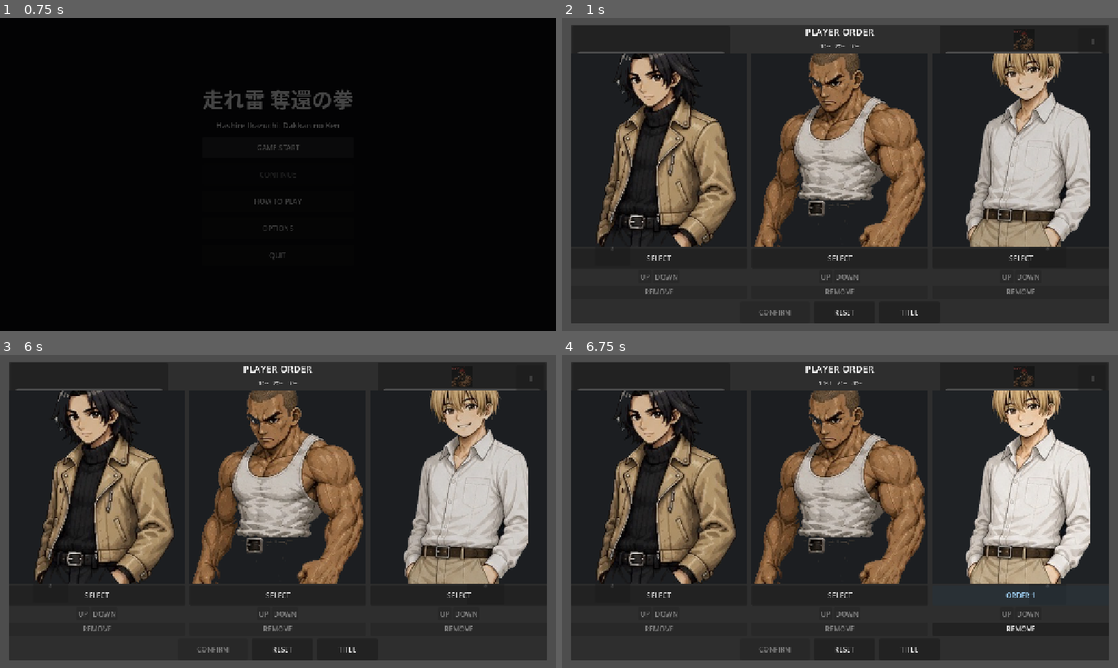
Above: before the commit, frames 1-4 (two rows, left to right).
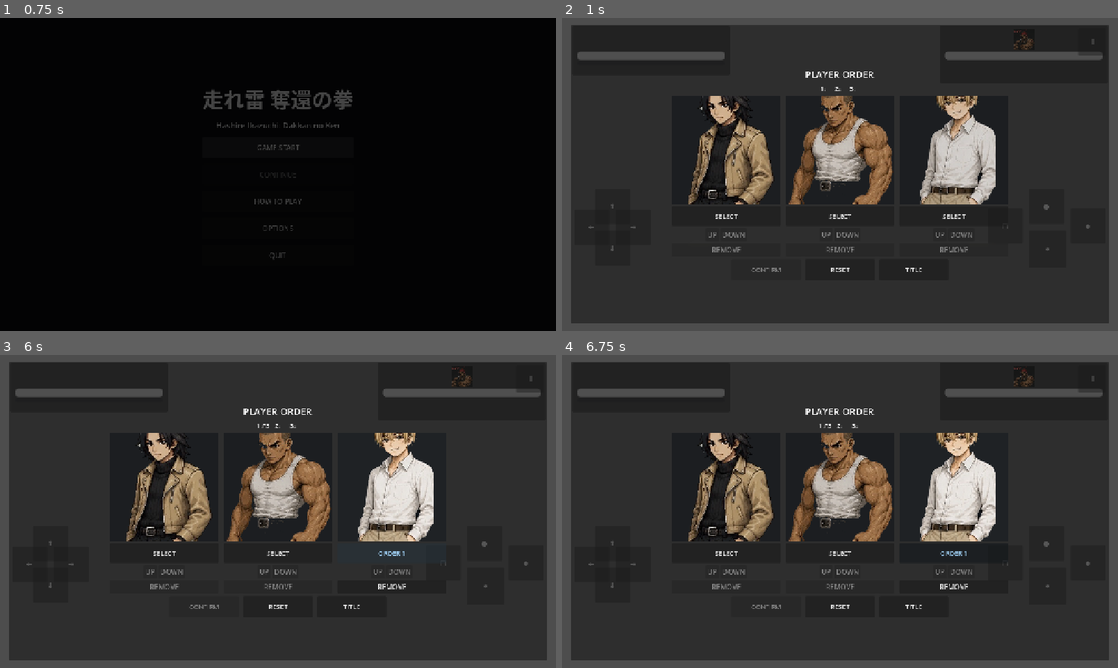
Above: after the commit, the same moments.

Repository: adamonine-stack/hashire-kaminari-dakkan-no-kobushi
Game: Godot game, scene res://scenes/Title.tscn
Same seed, same stepped clock (60 frames per second), same inputs: the game is played once before the commit and once after it.
Inputs:
- Up to frame 1 (0.75 s): click "GAME START" at 0.5 s
- Up to frame 2 (1 s): no input
- Up to frame 3 (6 s): click "←" at 1.25 s; click "→" at 2 s; click "↓" at 2.75 s; click "↑" at 3.5 s; click "●" at 4.25 s; click "◆" at 5 s; click "□" at 5.75 s
- Up to frame 4 (6.75 s): click "✦" at 6.5 s

Frame 1 is identical in both runs. In frame 2, 34% of the frame differs, in the area x 2-98%, y 3-96%; in frame 3, 35%; in frame 4, 35%.

Commit message:
DEV059 optimize mobile landscape UI and lock orientation

Diff:
--- a/godot/project.godot
+++ b/godot/project.godot
@@ -24,6 +24,7 @@
 
 window/size/viewport_width=1280
 window/size/viewport_height=720
+window/handheld/orientation=0
 window/stretch/mode="canvas_items"
 window/stretch/aspect="expand"
 
--- a/godot/scripts/battle/battle_manager.gd
+++ b/godot/scripts/battle/battle_manager.gd
@@ -171,6 +171,13 @@
 var _player_order_down_buttons: Dictionary = {}
 var _player_order_remove_buttons: Dictionary = {}
 var _player_order_hud_label: Label
+var _player_order_margin: MarginContainer
+var _player_order_center: CenterContainer
+var _player_order_root: VBoxContainer
+var _player_order_character_list: HBoxContainer
+var _player_order_footer: HBoxContainer
+var _player_order_card_boxes: Dictionary = {}
+var _player_order_control_rows: Dictionary = {}
 var _last_spawned_player_id := ""
 var _last_pause_toggle_frame := -1
 
@@ -202,6 +209,8 @@
 	initialize_game_progress()
 	_create_flow_ui()
 	_initialize_battle_hud()
+	if not get_viewport().size_changed.is_connected(_apply_player_order_responsive_layout):
+		get_viewport().size_changed.connect(_apply_player_order_responsive_layout)
 	_set_battle_active(false)
 	_update_all_ui()
 	call_deferred("start_initial_player_selection")
@@ -370,6 +379,7 @@
 	_show_message("")
 	if _player_order_panel != null:
 		_player_order_panel.visible = true
+		_apply_player_order_responsive_layout()
 	update_order_select_ui()
 	player_order_select_opened.emit()
 	print("[DEV034] Player order select opened")
@@ -2027,29 +2037,39 @@
 	_player_order_panel.offset_bottom = -18.0
 	battle_ui_root.add_child(_player_order_panel)
 
-	var root := VBoxContainer.new()
-	root.size_flags_horizontal = Control.SIZE_EXPAND_FILL
-	root.size_flags_vertical = Control.SIZE_EXPAND_FILL
-	root.add_theme_constant_override("separation", 6)
-	_player_order_panel.add_child(root)
+	_player_order_margin = MarginContainer.new()
+	_player_order_margin.size_flags_horizontal = Control.SIZE_EXPAND_FILL
+	_player_order_margin.size_flags_vertical = Control.SIZE_EXPAND_FILL
+	_player_order_panel.add_child(_player_order_margin)
+
+	_player_order_center = CenterContainer.new()
+	_player_order_center.size_flags_horizontal = Control.SIZE_EXPAND_FILL
+	_player_order_center.size_flags_vertical = Control.SIZE_EXPAND_FILL
+	_player_order_margin.add_child(_player_order_center)
+
+	_player_order_root = VBoxContainer.new()
+	_player_order_root.size_flags_horizontal = Control.SIZE_SHRINK_CENTER
+	_player_order_root.size_flags_vertical = Control.SIZE_SHRINK_CENTER
+	_player_order_root.add_theme_constant_override("separation", 6)
+	_player_order_center.add_child(_player_order_root)
 
 	_player_order_title_label = Label.new()
 	_player_order_title_label.text = "PLAYER ORDER"
 	_player_order_title_label.horizontal_alignment = HORIZONTAL_ALIGNMENT_CENTER
 	_player_order_title_label.add_theme_font_size_override("font_size", 22)
-	root.add_child(_player_order_title_label)
+	_player_order_root.add_child(_player_order_title_label)
 
 	_player_order_slots_label = Label.new()
 	_player_order_slots_label.horizontal_alignment = HORIZONTAL_ALIGNMENT_CENTER
 	_player_order_slots_label.add_theme_font_size_override("font_size", 15)
-	root.add_child(_player_order_slots_label)
-
-	var character_list := HBoxContainer.new()
-	character_list.alignment = BoxContainer.ALIGNMENT_CENTER
-	character_list.size_flags_horizontal = Control.SIZE_EXPAND_FILL
-	character_list.size_flags_vertical = Control.SIZE_EXPAND_FILL
-	character_list.add_theme_constant_override("separation", 10)
-	root.add_child(character_list)
+	_player_order_root.add_child(_player_order_slots_label)
+
+	_player_order_character_list = HBoxContainer.new()
+	_player_order_character_list.alignment = BoxContainer.ALIGNMENT_CENTER
+	_player_order_character_list.size_flags_horizontal = Control.SIZE_EXPAND_FILL
+	_player_order_character_list.size_flags_vertical = Control.SIZE_EXPAND_FILL
+	_player_order_character_list.add_theme_constant_override("separation", 10)
+	_player_order_root.add_child(_player_order_character_list)
 
 	for data in player_team:
 		var character_id := String(data["character_id"])
@@ -2058,7 +2078,8 @@
 		box.size_flags_horizontal = Control.SIZE_EXPAND_FILL
 		box.size_flags_vertical = Control.SIZE_EXPAND_FILL
 		box.add_theme_constant_override("separation", 4)
-		character_list.add_child(box)
+		_player_order_character_list.add_child(box)
+		_player_order_card_boxes[character_id] = box
 
 		var portrait_rect := TextureRect.new()
 		portrait_rect.custom_minimum_size = Vector2(120.0, 120.0)
@@ -2081,6 +2102,7 @@
 		var controls := HBoxContainer.new()
 		controls.alignment = BoxContainer.ALIGNMENT_CENTER
 		box.add_child(controls)
+		_player_order_control_rows[character_id] = controls
 
 		var up_button := Button.new()
 		up_button.text = "UP"
@@ -2105,34 +2127,35 @@
 	_player_order_status_label = Label.new()
 	_player_order_status_label.visible = false
 	_player_order_status_label.horizontal_alignment = HORIZONTAL_ALIGNMENT_CENTER
-	root.add_child(_player_order_status_label)
-
-	var footer := HBoxContainer.new()
-	footer.alignment = BoxContainer.ALIGNMENT_CENTER
-	footer.custom_minimum_size = Vector2(0.0, 50.0)
-	footer.size_flags_horizontal = Control.SIZE_EXPAND_FILL
-	footer.add_theme_constant_override("separation", 10)
-	root.add_child(footer)
+	_player_order_root.add_child(_player_order_status_label)
+
+	_player_order_footer = HBoxContainer.new()
+	_player_order_footer.alignment = BoxContainer.ALIGNMENT_CENTER
+	_player_order_footer.custom_minimum_size = Vector2(0.0, 50.0)
+	_player_order_footer.size_flags_horizontal = Control.SIZE_EXPAND_FILL
+	_player_order_footer.add_theme_constant_override("separation", 10)
+	_player_order_root.add_child(_player_order_footer)
 
 	_player_order_confirm_button = Button.new()
 	_player_order_confirm_button.text = "CONFIRM"
 	_player_order_confirm_button.visible = true
 	_player_order_confirm_button.custom_minimum_size = Vector2(160.0, 48.0)
 	_player_order_confirm_button.pressed.connect(confirm_player_order)
-	footer.add_child(_player_order_confirm_button)
+	_player_order_footer.add_child(_player_order_confirm_button)
 
 	_player_order_reset_button = Button.new()
 	_player_order_reset_button.text = "RESET"
 	_player_order_reset_button.custom_minimum_size = Vector2(140.0, 48.0)
 	_player_order_reset_button.pressed.connect(reset_order_selection)
-	footer.add_child(_player_order_reset_button)
+	_player_order_footer.add_child(_player_order_reset_button)
 
 	_player_order_back_button = Button.new()
 	_player_order_back_button.text = "TITLE"
 	_player_order_back_button.custom_minimum_size = Vector2(140.0, 48.0)
 	_player_order_back_button.pressed.connect(go_to_title)
-	footer.add_child(_player_order_back_button)
-
+	_player_order_footer.add_child(_player_order_back_button)
+
+	_apply_player_order_responsive_layout()
 	update_order_select_ui()
 
 
@@ -2181,6 +2204,105 @@
 		return
 	_player_order_confirm_button.visible = true
 	_player_order_confirm_button.disabled = not is_valid_player_order(selected_player_order) or is_battle_starting
+
+
+func _apply_player_order_responsive_layout() -> void:
+	if _player_order_panel == null or _player_order_root == null:
+		return
+
+	var viewport_size := get_viewport().get_visible_rect().size
+	var is_mobile_landscape := _is_mobile_landscape_viewport(viewport_size)
+	var safe_margin := _player_order_safe_margin(is_mobile_landscape)
+	_player_order_panel.offset_left = safe_margin.x
+	_player_order_panel.offset_top = safe_margin.y
+	_player_order_panel.offset_right = -safe_margin.z
+	_player_order_panel.offset_bottom = -safe_margin.w
+
+	if _player_order_margin != null:
+		var inner_margin := 0 if is_mobile_landscape else 8
+		_player_order_margin.add_theme_constant_override("margin_left", inner_margin)
+		_player_order_margin.add_theme_constant_override("margin_top", inner_margin)
+		_player_order_margin.add_theme_constant_override("margin_right", inner_margin)
+		_player_order_margin.add_theme_constant_override("margin_bottom", inner_margin)
+
+	var usable_width := maxf(360.0, viewport_size.x - safe_margin.x - safe_margin.z)
+	var usable_height := maxf(260.0, viewport_size.y - safe_margin.y - safe_margin.w)
+	var card_gap := 8.0 if is_mobile_landscape else 12.0
+	var card_width := clampf((usable_width - card_gap * 2.0) / 3.0, 142.0, 208.0) if is_mobile_landscape else 250.0
+	var portrait_height := clampf(usable_height * 0.34, 104.0, 132.0) if is_mobile_landscape else 250.0
+	var select_button_height := 34.0 if is_mobile_landscape else 46.0
+	var footer_button_height := 40.0 if is_mobile_landscape else 48.0
+	var footer_button_width := clampf(usable_width * 0.22, 120.0, 176.0) if is_mobile_landscape else 160.0
+	var root_width := minf(usable_width, card_width * 3.0 + card_gap * 2.0)
+	var root_height := minf(usable_height, portrait_height + select_button_height + footer_button_height + 66.0)
+
+	_player_order_root.custom_minimum_size = Vector2(root_width, root_height)
+	_player_order_root.size_flags_horizontal = Control.SIZE_SHRINK_CENTER
+	_player_order_root.size_flags_vertical = Control.SIZE_SHRINK_CENTER
+	_player_order_root.add_theme_constant_override("separation", 3 if is_mobile_landscape else 6)
+
+	if _player_order_character_list != null:
+		_player_order_character_list.add_theme_constant_override("separation", int(card_gap))
+		_player_order_character_list.size_flags_vertical = Control.SIZE_SHRINK_CENTER if is_mobile_landscape else Control.SIZE_EXPAND_FILL
+
+	if _player_order_footer != null:
+		_player_order_footer.add_theme_constant_override("separation", 8 if is_mobile_landscape else 10)
+		_player_order_footer.custom_minimum_size = Vector2(root_width, footer_button_height)
+
+	if _player_order_title_label != null:
+		_player_order_title_label.add_theme_font_size_override("font_size", 20 if is_mobile_landscape else 22)
+	if _player_order_slots_label != null:
+		_player_order_slots_label.add_theme_font_size_override("font_size", 13 if is_mobile_landscape else 15)
+
+	for data in player_team:
+		var character_id := String(data["character_id"])
+		var box := _player_order_card_boxes.get(character_id) as VBoxContainer
+		if box != null:
+			box.custom_minimum_size = Vector2(card_width, 0.0)
+			box.size_flags_horizontal = Control.SIZE_SHRINK_CENTER if is_mobile_landscape else Control.SIZE_EXPAND_FILL
+			box.size_flags_vertical = Control.SIZE_SHRINK_CENTER if is_mobile_landscape else Control.SIZE_EXPAND_FILL
+			box.add_theme_constant_override("separation", 3 if is_mobile_landscape else 4)
+
+		var portrait_rect := _player_order_portrait_rects.get(character_id) as TextureRect
+		if portrait_rect != null:
+			portrait_rect.custom_minimum_size = Vector2(card_width, portrait_height)
+			portrait_rect.size_flags_horizontal = Control.SIZE_EXPAND_FILL
+			portrait_rect.size_flags_vertical = Control.SIZE_SHRINK_CENTER if is_mobile_landscape else Control.SIZE_EXPAND_FILL
+			portrait_rect.expand_mode = TextureRect.EXPAND_IGNORE_SIZE
+			portrait_rect.stretch_mode = TextureRect.STRETCH_KEEP_ASPECT_COVERED
+
+		var button := _player_order_character_buttons.get(character_id) as Button
+		if button != null:
+			button.custom_minimum_size = Vector2(card_width, select_button_height)
+			button.add_theme_font_size_override("font_size", 13 if is_mobile_landscape else 15)
+
+		var controls := _player_order_control_rows.get(character_id) as HBoxContainer
+		if controls != null:
+			controls.visible = not is_mobile_landscape
+		var remove_button := _player_order_remove_buttons.get(character_id) as Button
+		if remove_button != null:
+			remove_button.visible = not is_mobile_landscape
+
+	var footer_buttons := [
+		_player_order_confirm_button,
+		_player_order_reset_button,
+		_player_order_back_button,
+	]
+	for footer_button_variant in footer_buttons:
+		var footer_button := footer_button_variant as Button
+		if footer_button != null:
+			footer_button.custom_minimum_size = Vector2(footer_button_width, footer_button_height)
+			footer_button.add_theme_font_size_override("font_size", 13 if is_mobile_landscape else 15)
+
+
+func _is_mobile_landscape_viewport(viewport_size: Vector2) -> bool:
+	return viewport_size.x > viewport_size.y and viewport_size.y <= 560.0
+
+
+func _player_order_safe_margin(is_mobile_landscape: bool) -> Vector4:
+	if is_mobile_landscape:
+		return Vector4(24.0, 14.0, 24.0, 22.0)
+	return Vector4(20.0, 16.0, 20.0, 18.0)
 
 
 func update_player_order_hud() -> void:
Not shown, changed: godot/export_presets.cfg
